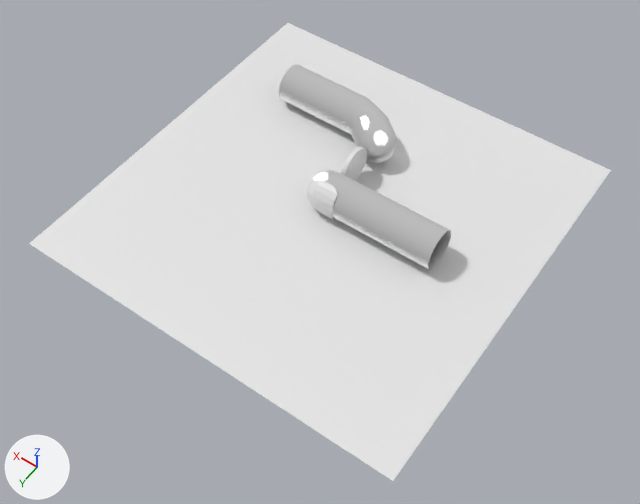
An edit to the Blender file a2/u02/project_coin_spin/coin_spin.blend, drawn before and after from the same camera.
Before and after are seen from a camera (50 mm lens) standing at (-15.9, 23.1, 31.2) and looking at (-0.9, 2.1, -1.7). Lighting does not change. The marker at lower left points along +X, +Y and +Z.
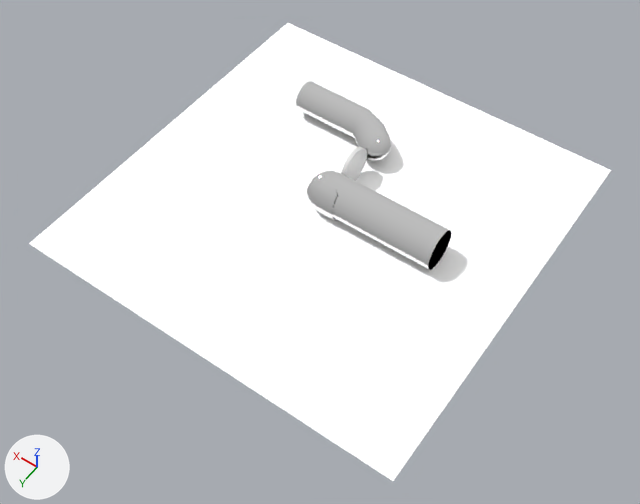
Pixel boxes [x1, y1, x2, y2] of what changed, in the pictures (640 x 504 px):
'Plane', recoloured: [29, 23, 611, 481] in both
'Sphere', surface changed: [311, 170, 451, 270] in both
'Sphere.001', moved, rescaled (19% narrower, 18% shorter): before [279, 65, 397, 163]; after [296, 81, 391, 161]
'Sphere.002', surface changed, recoloured: [307, 180, 338, 221] in both

Diff of the bpy script that builds the scene:
```diff
--- a/a2/u02/project_coin_spin/coin_spin.blend.py
+++ b/a2/u02/project_coin_spin/coin_spin.blend.py
@@ mat_material_001 @@
 n1 = _N.new('ShaderNodeBsdfToon'); n1.name = 'Toon BSDF'
 n1.inputs[0].default_value = (1.0, 1.0, 1.0, 1.0)  # 'Color', white #ffffff
-n1.inputs[1].default_value = 0.237  # 'Size'
+n1.inputs[1].default_value = 0.0  # 'Size'
 _L.new(n1.outputs[0], n0.inputs[0])  # 'BSDF' to 'Surface'
@@ mat_material_002 @@
+mat_material_002 = bpy.data.materials.new('Material.002')
+mat_material_002.use_nodes = True; mat_material_002.node_tree.nodes.clear()
+_N = mat_material_002.node_tree.nodes; _L = mat_material_002.node_tree.links
+n0 = _N.new('ShaderNodeOutputMaterial'); n0.name = 'Material Output'
+n1 = _N.new('ShaderNodeBsdfToon'); n1.name = 'Toon BSDF'
+n1.inputs[0].default_value = (1.0, 1.0, 1.0, 1.0)  # 'Color', white #ffffff
+_L.new(n1.outputs[0], n0.inputs[0])  # 'BSDF' to 'Surface'
@@ me_plane @@
 me_plane.from_pydata(...)  # 4 vertices, 1 face; spans x -1.0..1.0, y -1.0..1.0, z 0.0
+me_plane.materials.append(mat_material_002)
@@ me_sphere_002 @@
 me_sphere_002.from_pydata(...)  # 46 vertices, 40 faces; spans x -0.95..0.86, y 0.37..1.02, z -1.0..1.0
+me_sphere_002.materials.append(mat_material_001)
@@ ob_sphere_001 @@
 ob_sphere_001 = bpy.data.objects.new('Sphere.001', me_sphere_001)
-ob_sphere_001.location = (0.0, -4.0, 0.0)
+ob_sphere_001.location = (0.0, -3.84, 0.0)
 ob_sphere_001.rotation_euler = (-0.681, 4.712, 0.0)  # degrees (-39, 270, 0)
+ob_sphere_001.scale = (0.8, 0.8, 0.8)
```
